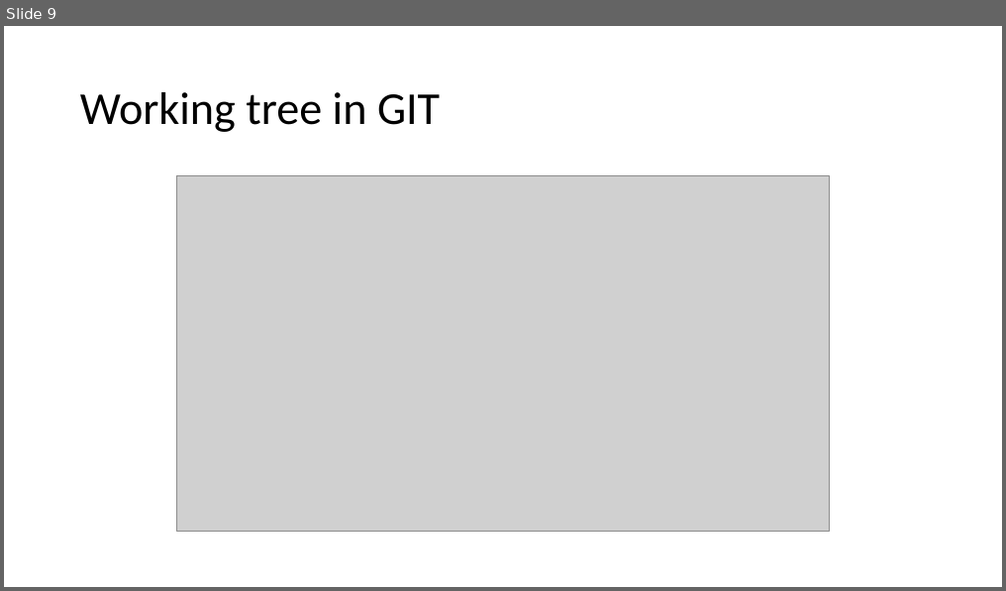
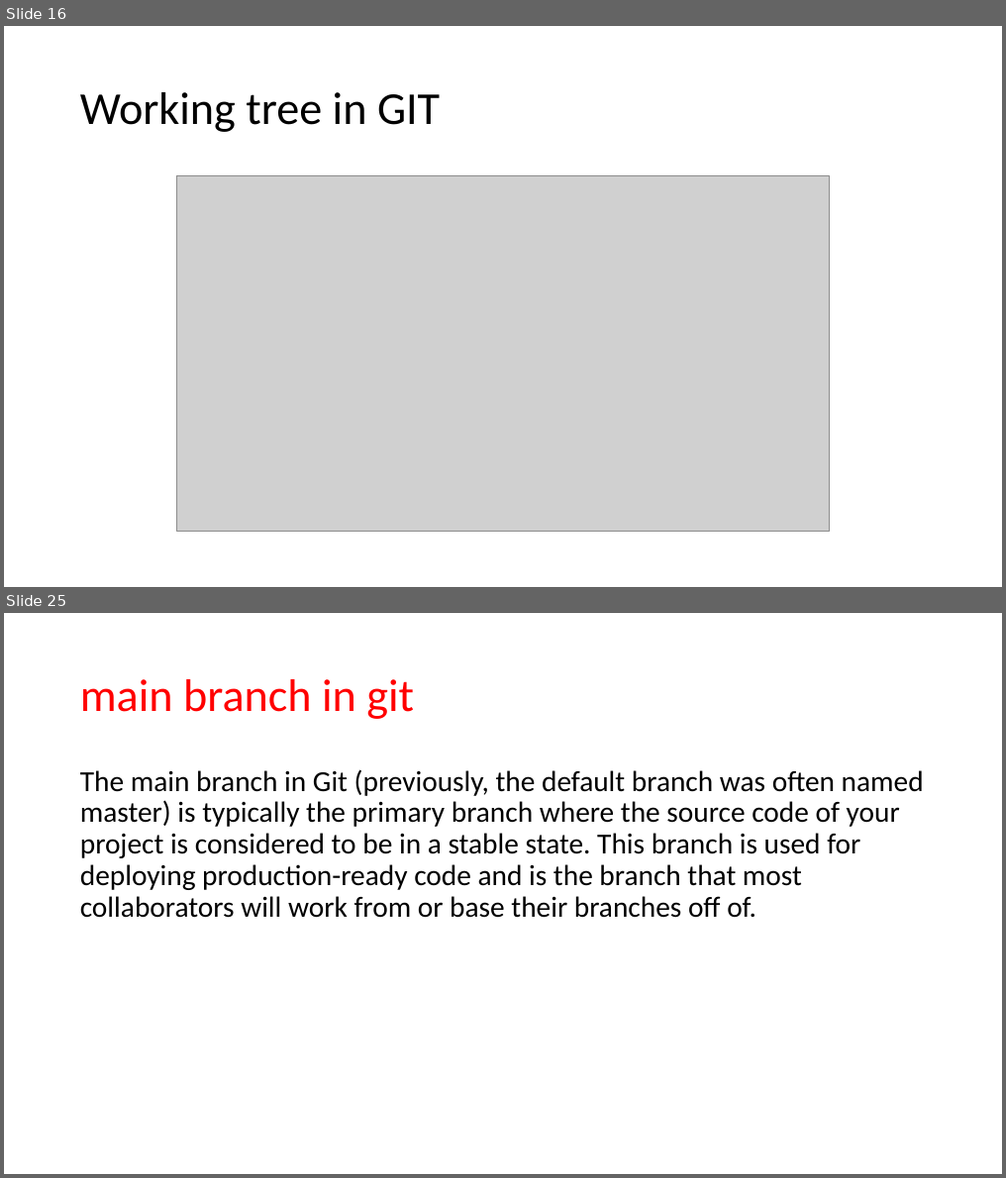
Before and after one commit to JanbaskDevops/Batch1, a slide deck: MyLearnings/CICD/Class5- Azure Repository/Class presentation.pptx. Shown one above the other, each under a label of ours: slide 9 before the commit, slides 16 and 25 after it; the slides between them are not shown. The pictures are 1006x591 and 1006x1178 pixels, drawn with LibreOffice and Linux fonts; fonts in the diff are those of the drawing; grey boxes stand for pictures. Boxes give left, top, right and bottom in pixels: in the first picture for what was removed or moved away, otherwise in the second. Text is boxed around its words. In the diff, an @@ line names an element or a change of style, - is before the commit and + after.

```diff
--- a/MyLearnings/CICD/Class5- Azure Repository/Class presentation.pptx
+++ b/MyLearnings/CICD/Class5- Azure Repository/Class presentation.pptx
@@ slide 25 added at [4, 613, 1002, 1174], background #FFFFFF @@
@@ title added at [80, 679, 414, 719], 44 pt, text #FF0000 @@
+main branch in git
@@ text added at [80, 769, 924, 918], 28 pt, text #000000 @@
+The main branch in Git (previously, the default branch was often named master) is typically the primary branch where the source code of your project is considered to be in a stable state. This branch is used for deploying production-ready code and is the branch that most collaborators will work from or base their branches off of.
@@ what was slide 9 is now slide 16 @@
```
Also in this commit, not shown: 15 other slides added, 18 other files.
